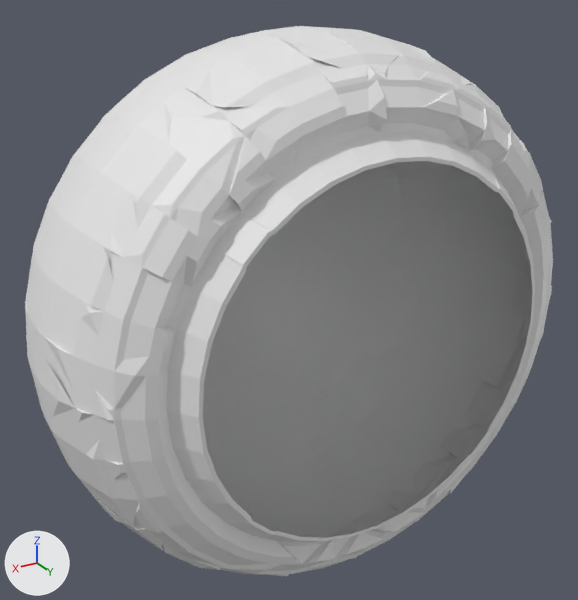
The OBJ model marching_tetrahedra/data/isosurface.obj as it was, and as the next commit left it.
Both versions are drawn from a camera (50 mm lens) standing at (7.63, 12.55, 6.32) and looking at (-0.25, -0.56, -0.24). The lights are fixed; the arrows at lower left show +X, +Y and +Z. Where no turn or scale is listed for an object, it has been applied to the vertices. Vertices at the same position are counted once.

Names of what the first picture shows: 'isosurface'.
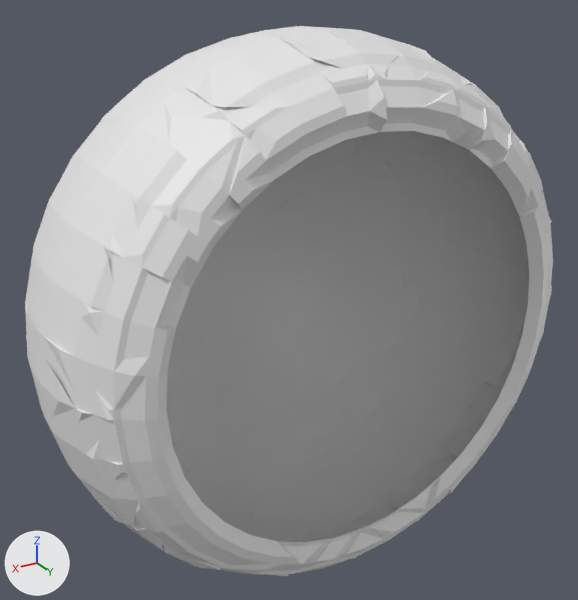
What differs and where, as boxes [x1, y1, x2, y2] in the pictures (578 x 600 px):
part 1 of me_isosurface, deleted
    before: [25, 26, 553, 573]

The edits, one by one:
me_isosurface is used by ob_isosurface; location (0.0, 0.0, 0.0).
me_isosurface had 4354 vertices, 7324 faces and spanned x -5.22..5.22, y -4.71..3.04, z -5.22..5.22.
me_isosurface now has 3591 vertices, 7064 faces and spans x -5.22..5.22, y -4.71..2.76, z -5.22..5.22.
me_isosurface part 1: 763 vertices removed from x -5.22..5.21, y -4.69..3.04, z -5.21..5.21.
